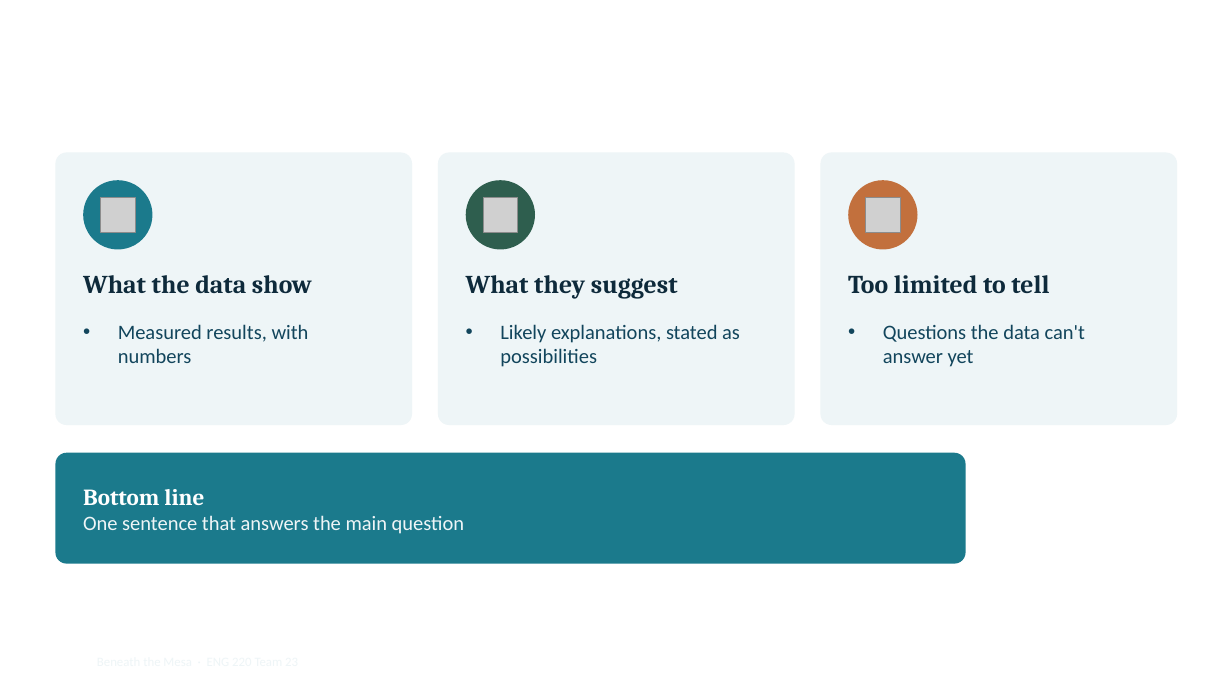
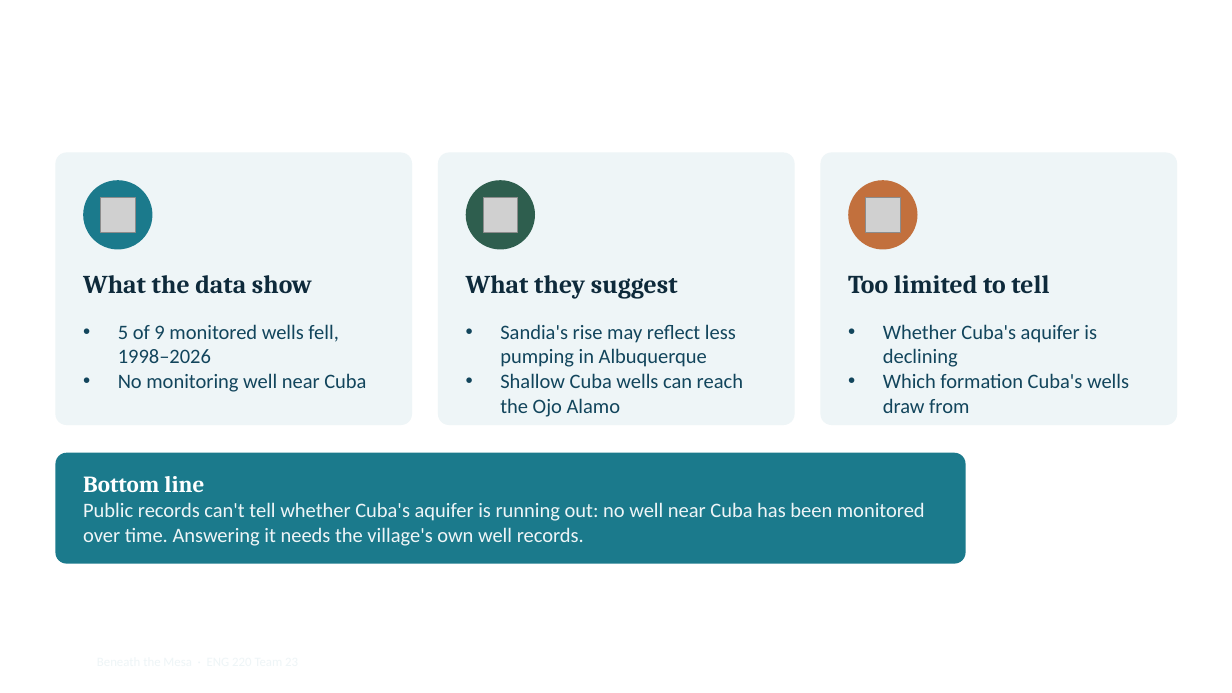
Before and after one commit to pdjordj11/eng_220_aquifer_project, a slide deck: slide 17 of files/beneath_the_mesa_slides.pptx (slide 14 before the commit). Drawn at 1232x693 pixels with LibreOffice and Linux fonts; fonts in the diff are those of the drawing; grey boxes stand for pictures; background and template pictures are left out. Boxes give left, top, right and bottom in pixels: in the first picture for what was removed or moved away, otherwise in the second. Text is boxed around its words. In the diff, an @@ line names an element or a change of style, - is before the commit and + after.

```diff
--- a/files/beneath_the_mesa_slides.pptx
+++ b/files/beneath_the_mesa_slides.pptx
@@ text at box(118, 324, 366, 392): text changed @@
-• Measured results, with numbers
+• 5 of 9 monitored wells fell, 1998–2026
+• No monitoring well near Cuba
@@ text at box(500, 324, 743, 417): text changed @@
-• Likely explanations, stated as possibilities
+• Sandia's rise may reflect less pumping in Albuquerque
+• Shallow Cuba wells can reach the Ojo Alamo
@@ text at box(883, 324, 1129, 413): text changed @@
-• Questions the data can't answer yet
+• Whether Cuba's aquifer is declining
+• Which formation Cuba's wells draw from
@@ text at box(83, 502, 925, 546): text changed @@
-One sentence that answers the main question
+Public records can't tell whether Cuba's aquifer is running out: no well near Cuba has been monitored over time. Answering it needs the village's own well records.
```
Also in this commit, not shown: 5 other slides changed, 5 slides added, 2 slides removed, 30 other files.
